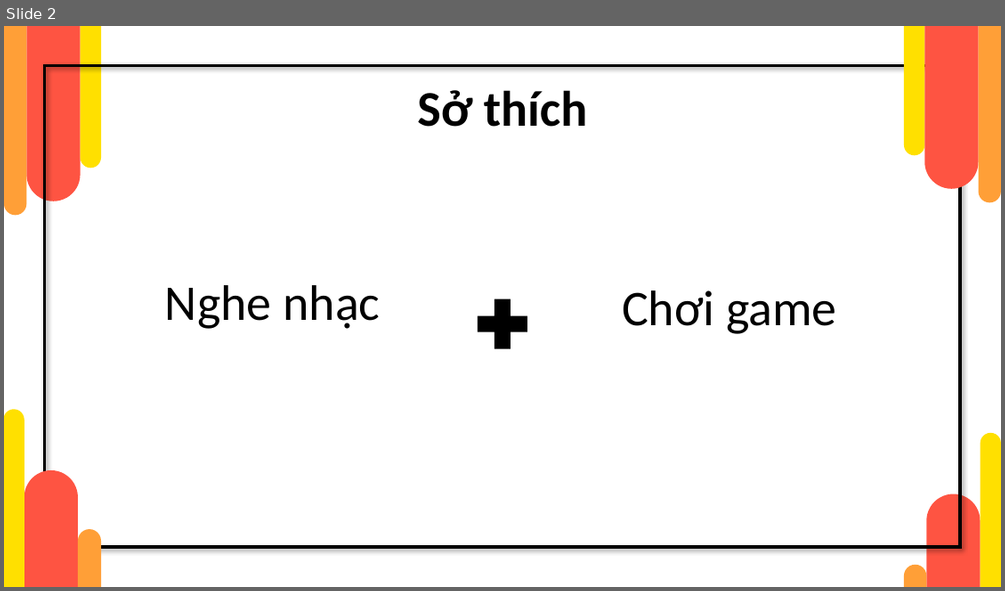
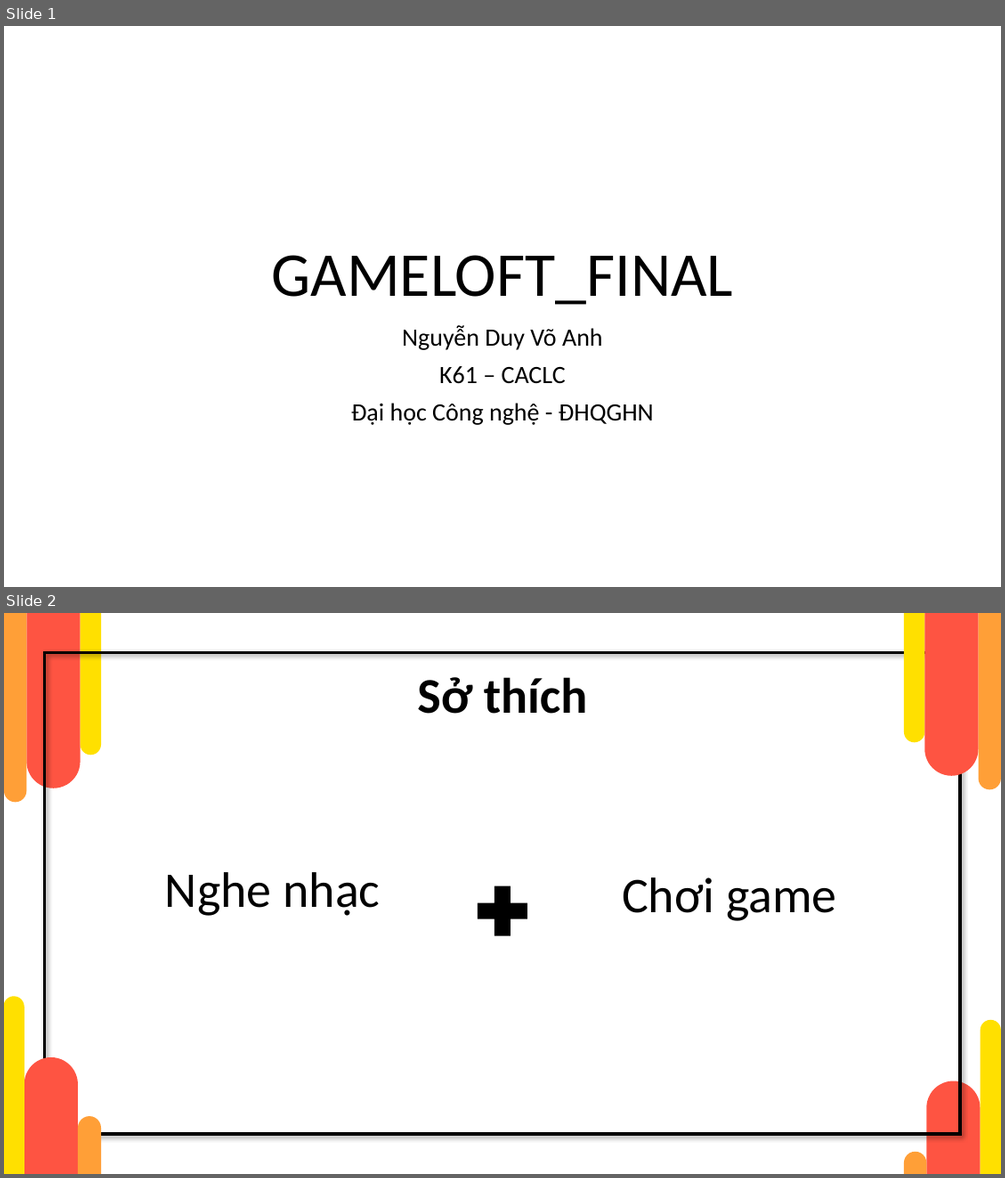
Before and after one commit to ckocank/cisum, a slide deck: Nghe nhạc đoán tên bài hát.pptx. Shown one above the other, each under a label of ours: slide 2 before the commit, slides 1 and 2 after it. The pictures are 1005x591 and 1005x1178 pixels, drawn with LibreOffice and Linux fonts; fonts in the diff are those of the drawing. Boxes give left, top, right and bottom in pixels: in the first picture for what was removed or moved away, otherwise in the second. Text is boxed around its words. In the diff, an @@ line names an element or a change of style, - is before the commit and + after.

```diff
--- a/Nghe nhạc đoán tên bài hát.pptx
+++ b/Nghe nhạc đoán tên bài hát.pptx
@@ slide 1 added at [4,26,1001,587], background #FFFFFF @@
@@ title added at [271,255,733,305], 60 pt, text #000000 @@
+GAMELOFT_FINAL
@@ subtitle added at [351,325,654,425], 24 pt, text #000000 @@
+Nguyễn Duy Võ Anh
+K61 – CACLC
+Đại học Công nghệ - ĐHQGHN
```
Also in this commit, not shown: 1 slide removed.
